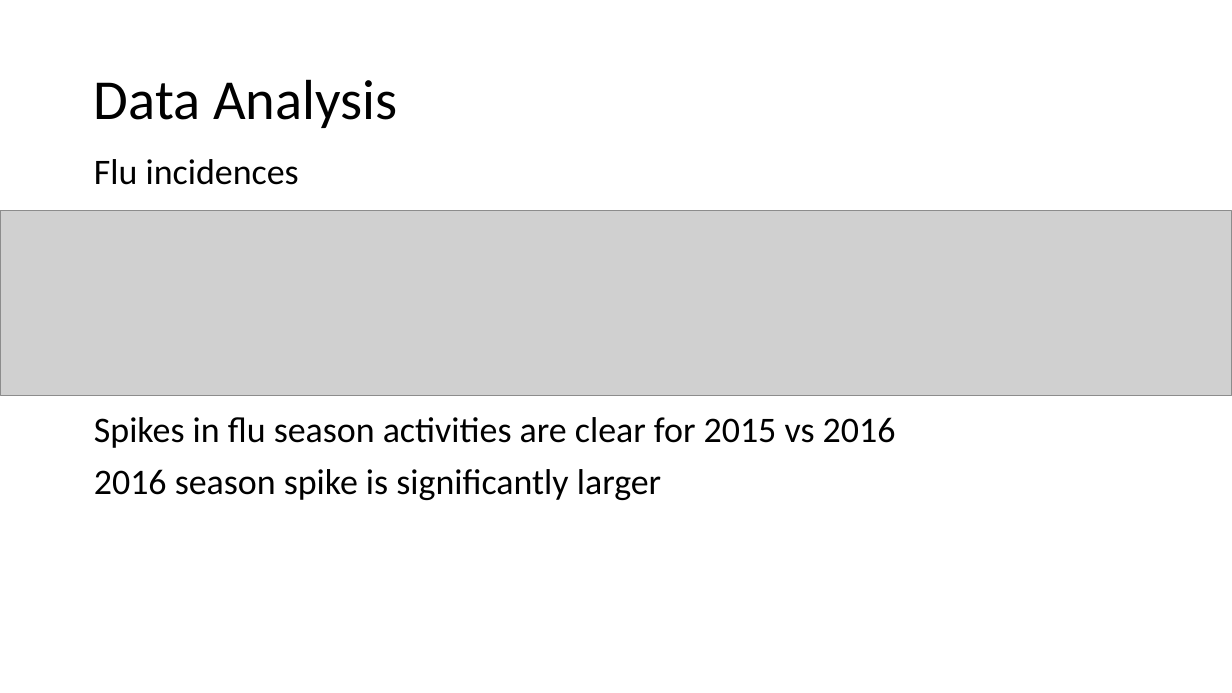
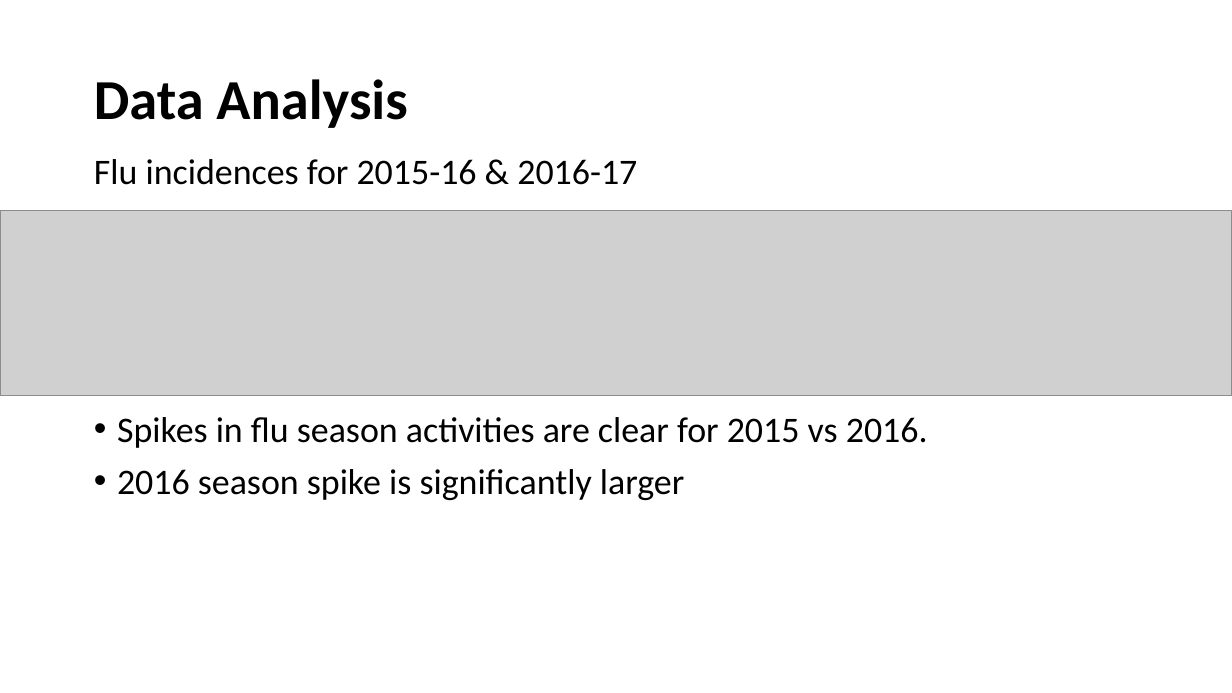
Before and after one commit to giolee88/FluTracker, a slide deck: slide 5 of Slide-Shows/Flu Tracker.pptx. Drawn at 1232x693 pixels with LibreOffice and Linux fonts; fonts in the diff are those of the drawing; grey boxes stand for pictures. Boxes give left, top, right and bottom in pixels: in the first picture for what was removed or moved away, otherwise in the second. Text is boxed around its words. In the diff, an @@ line names an element or a change of style, - is before the commit and + after.

```diff
--- a/Slide-Shows/Flu Tracker.pptx
+++ b/Slide-Shows/Flu Tracker.pptx
@@ title "Data Analysis" at box(94, 79, 407, 128): bold on @@
@@ text at box(94, 159, 928, 448): text changed @@
-Flu incidences
-Spikes in flu season activities are clear for 2015 vs 2016
+Flu incidences for 2015-16 & 2016-17
+• Spikes in flu season activities are clear for 2015 vs 2016.
@@ text at box(117, 469, 684, 500): bullet none to • @@
```
Also in this commit, not shown: 10 other slides changed.
